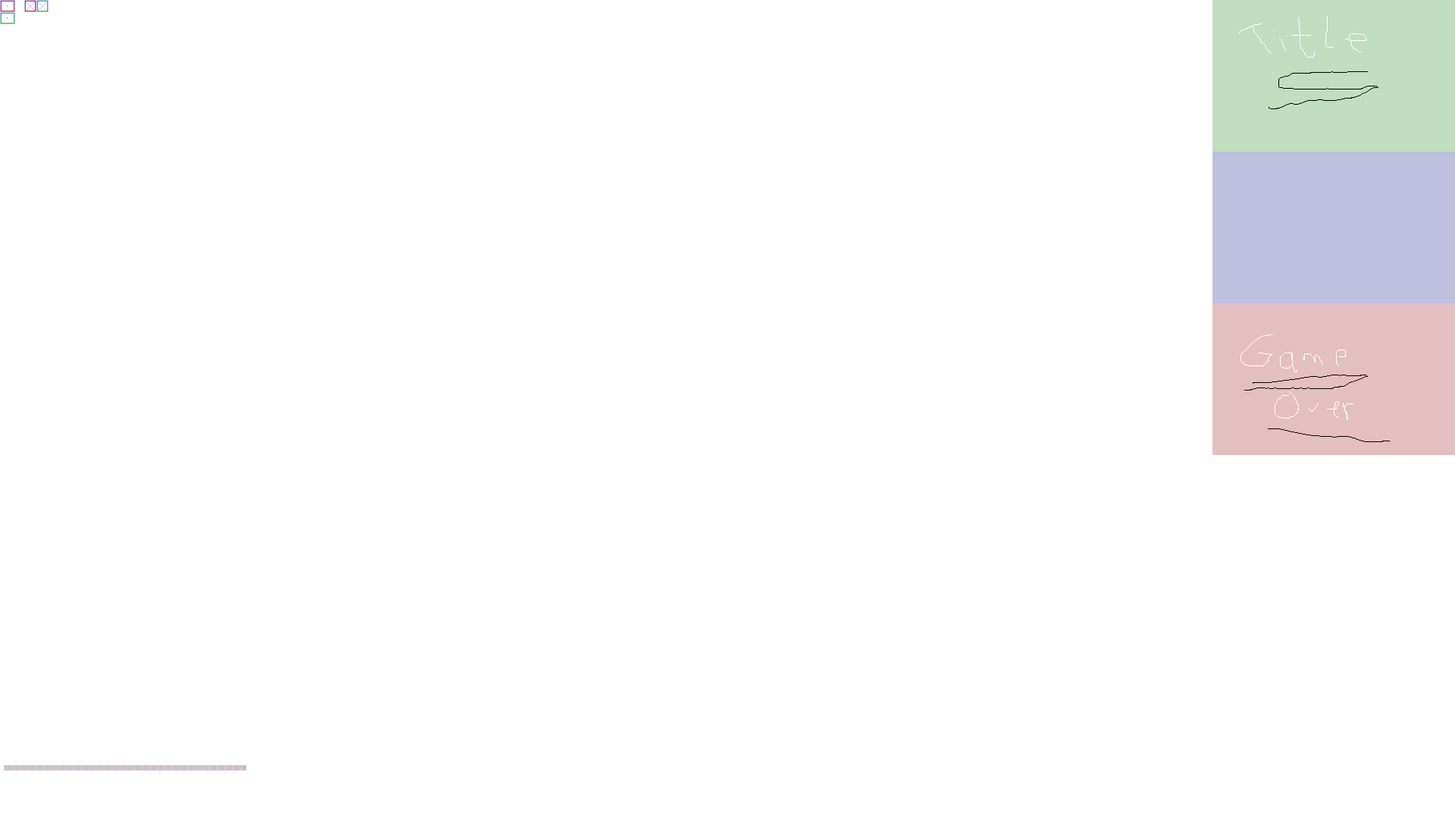
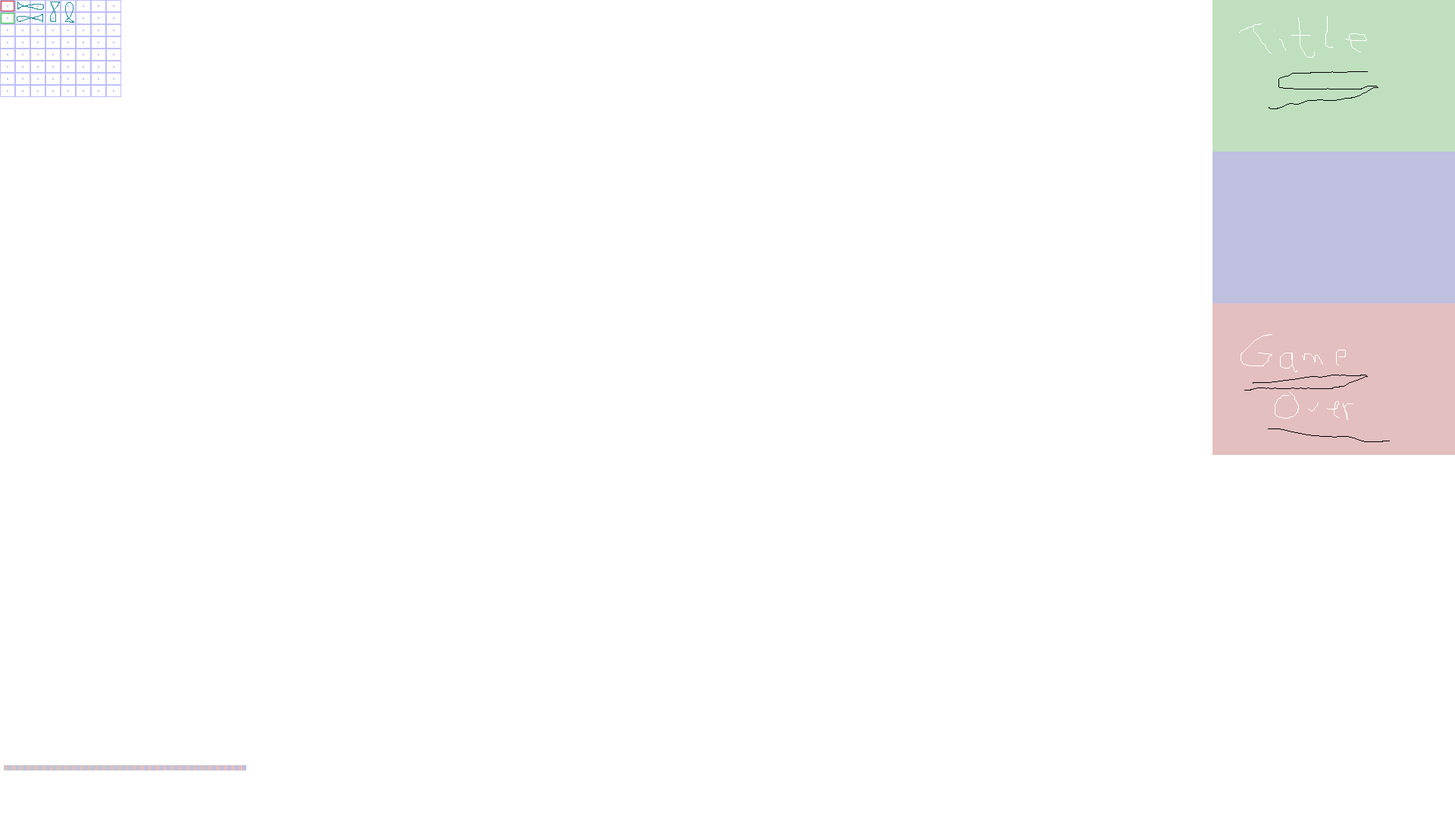
Revision of a layered 1455x819 image; what changed, layer by layer:
painted on "font" over (x1=200, y1=765, x2=205, y2=771)
painted on "pizzagrid" over (x1=16, y1=0, x2=75, y2=23)
painted on "helpers" over (x1=0, y1=0, x2=122, y2=98)
